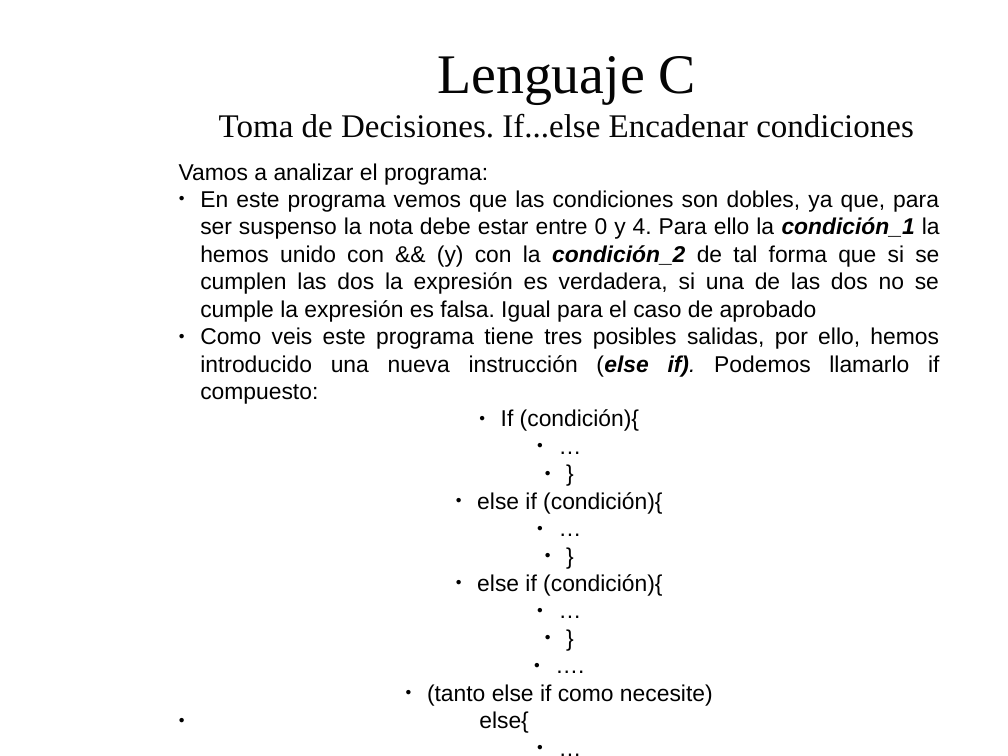
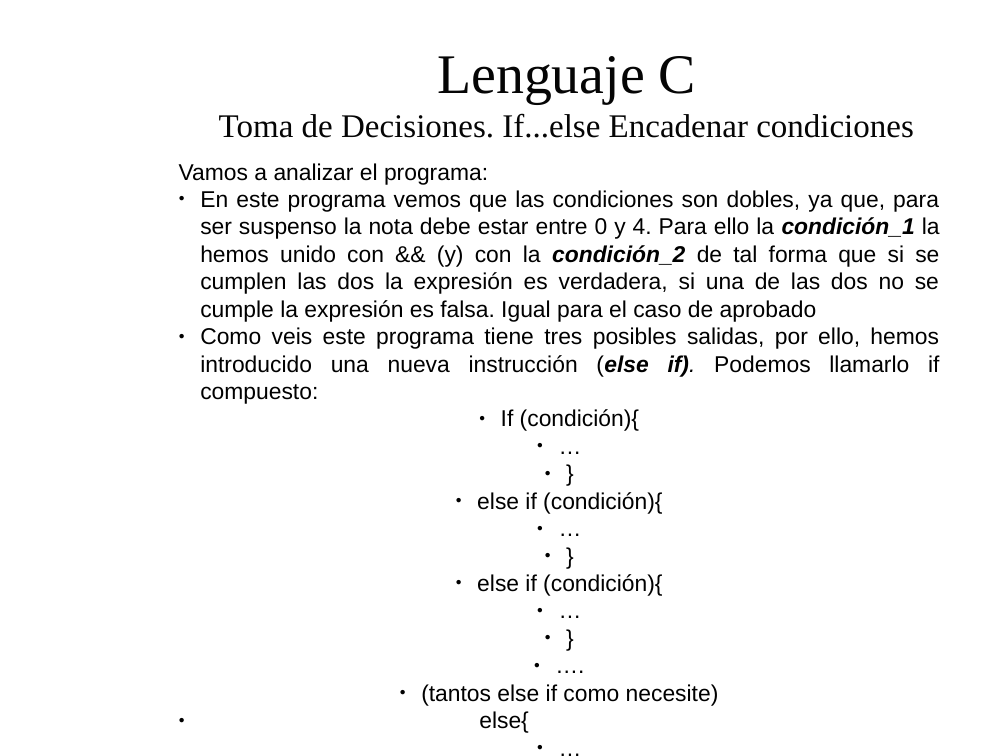
Before and after one commit to dolpo04/2bach, a slide deck: slide 34 of unidades/01_introduccion_a_la_programacion/presentacion/Tema1: Introduccion a la programacion.odp. Drawn at 1008x756 pixels with LibreOffice and Linux fonts; fonts in the diff are those of the drawing; background and template pictures are left out. Boxes give left, top, right and bottom in pixels: in the first picture for what was removed or moved away, otherwise in the second. Text is boxed around its words. In the diff, an @@ line names an element or a change of style, - is before the commit and + after.

```diff
--- a/unidades/01_introduccion_a_la_programacion/presentacion/Tema1: Introduccion a la programacion.odp
+++ b/unidades/01_introduccion_a_la_programacion/presentacion/Tema1: Introduccion a la programacion.odp
@@ text at box(421, 684, 719, 706): text changed @@
-● (tanto else if como necesite)
+● (tantos else if como necesite)
```
Also in this commit, not shown: 11 other slides changed, 3 other files.
